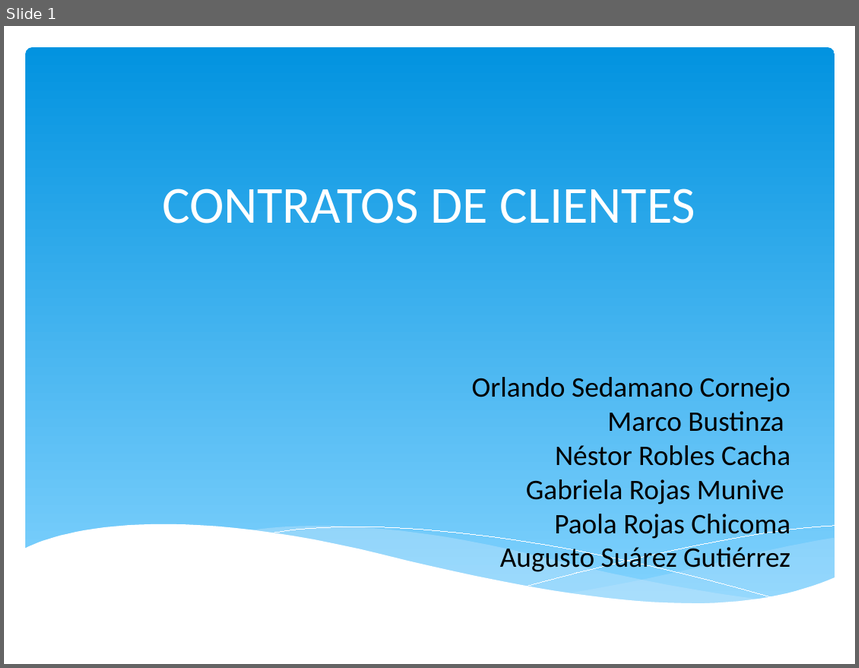
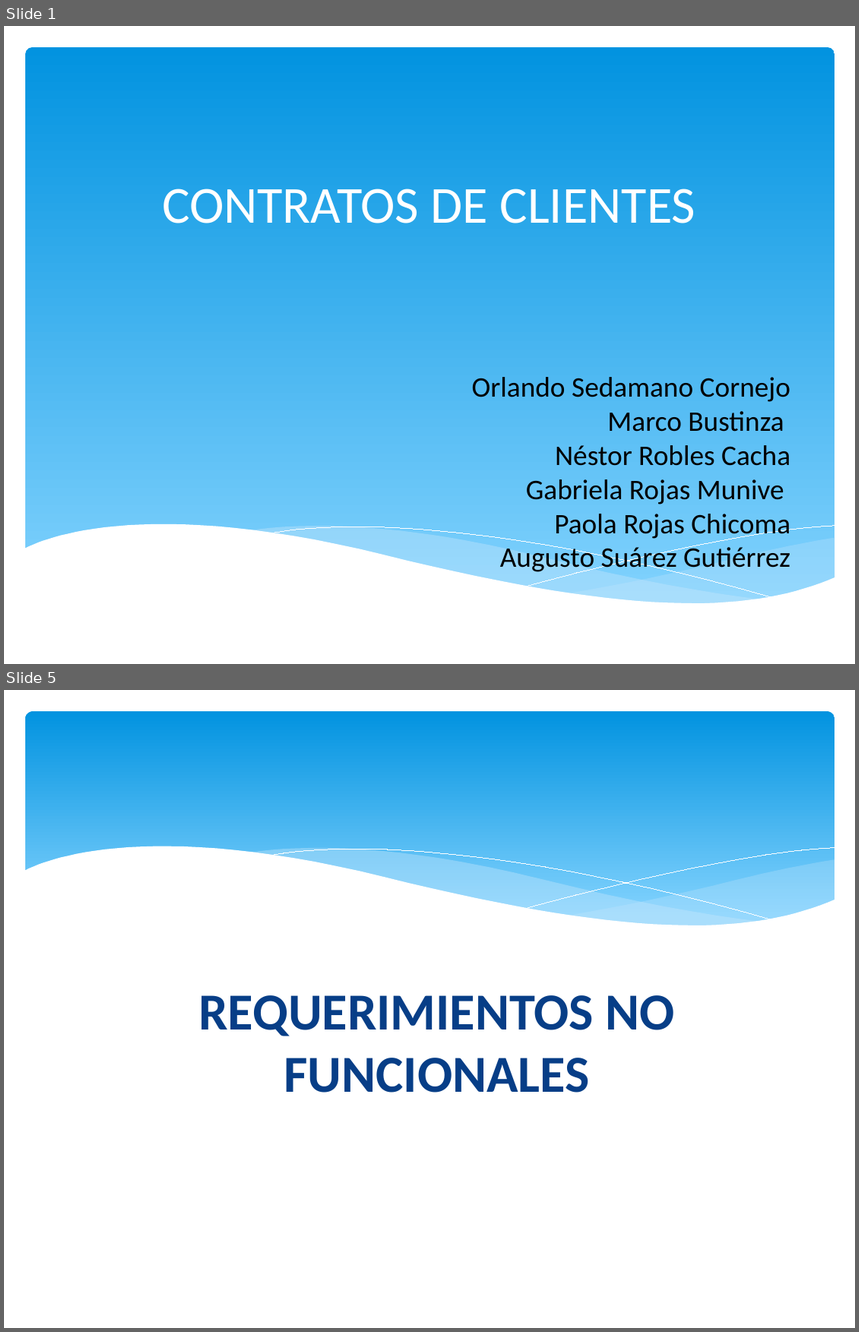
Before and after one commit to orlysemperfi/tp2-contratos-clientes, a slide deck: ITERACION 3/SUB ITERACION 4/PPT SUB-ITERACION 4 v1.1.pptx. Shown one above the other, each under a label of ours: slide 1 before the commit, slides 1 and 5 after it; the slides between them are not shown. The pictures are 859x668 and 859x1332 pixels, drawn with LibreOffice and Linux fonts; fonts in the diff are those of the drawing. Boxes give left, top, right and bottom in pixels: in the first picture for what was removed or moved away, otherwise in the second. Text is boxed around its words. In the diff, an @@ line names an element or a change of style, - is before the commit and + after.

```diff
--- a/ITERACION 3/SUB ITERACION 4/PPT SUB-ITERACION 4 v1.1.pptx
+++ b/ITERACION 3/SUB ITERACION 4/PPT SUB-ITERACION 4 v1.1.pptx
@@ slide 5 added at (4,690,855,1328), background #FFFFFF @@
@@ rounded rectangle added at (25,711,835,941), fill gradient #0293E0 to #83D3FE @@
@@ group added at (24,847,835,970): 5 freeform shapes @@
@@ text added at (199,996,674,1093), 44 pt, text #073E87, bold @@
+REQUERIMIENTOS NO FUNCIONALES
```
Also in this commit, not shown: 17 slides changed, 3 other slides added, 1 other file.
